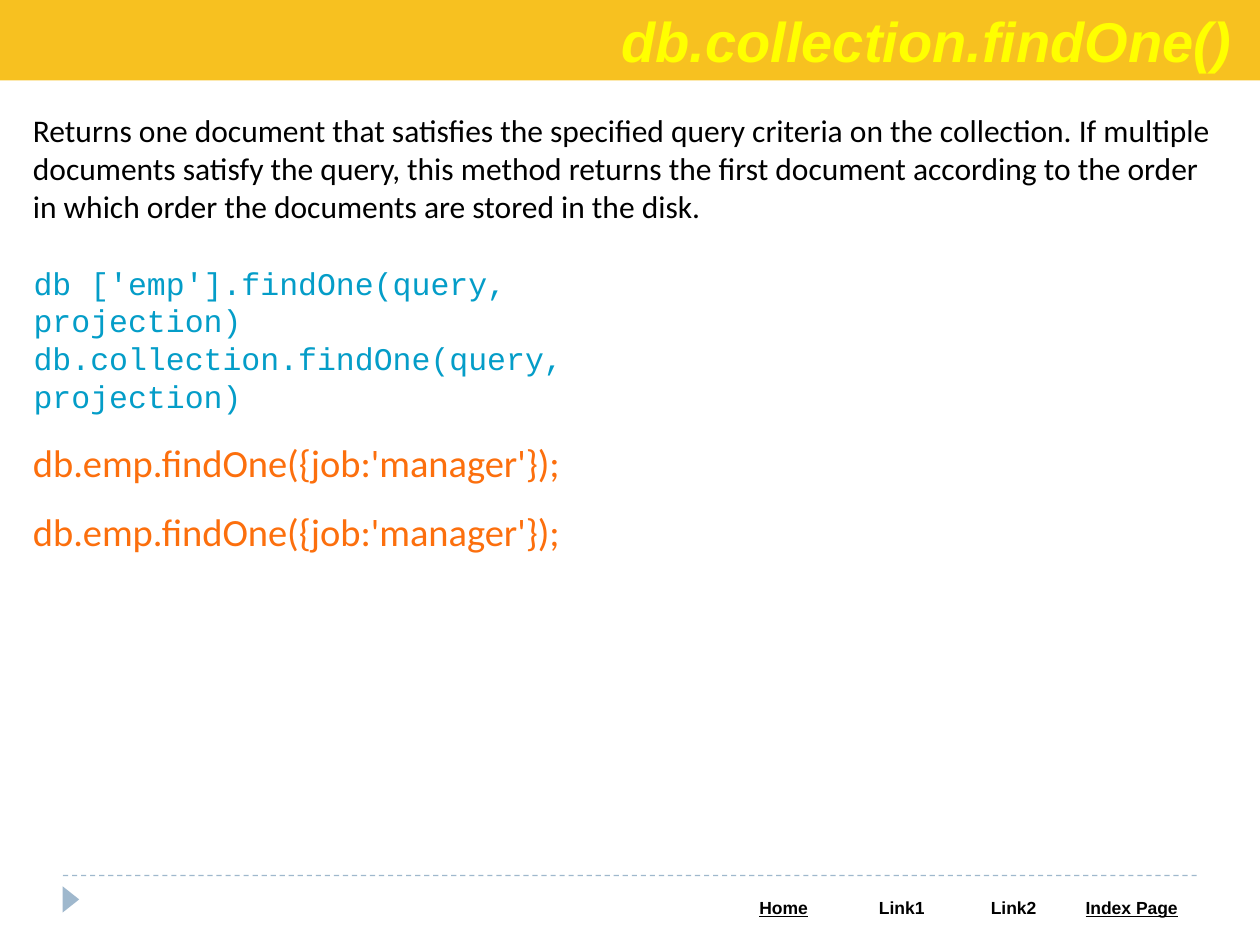
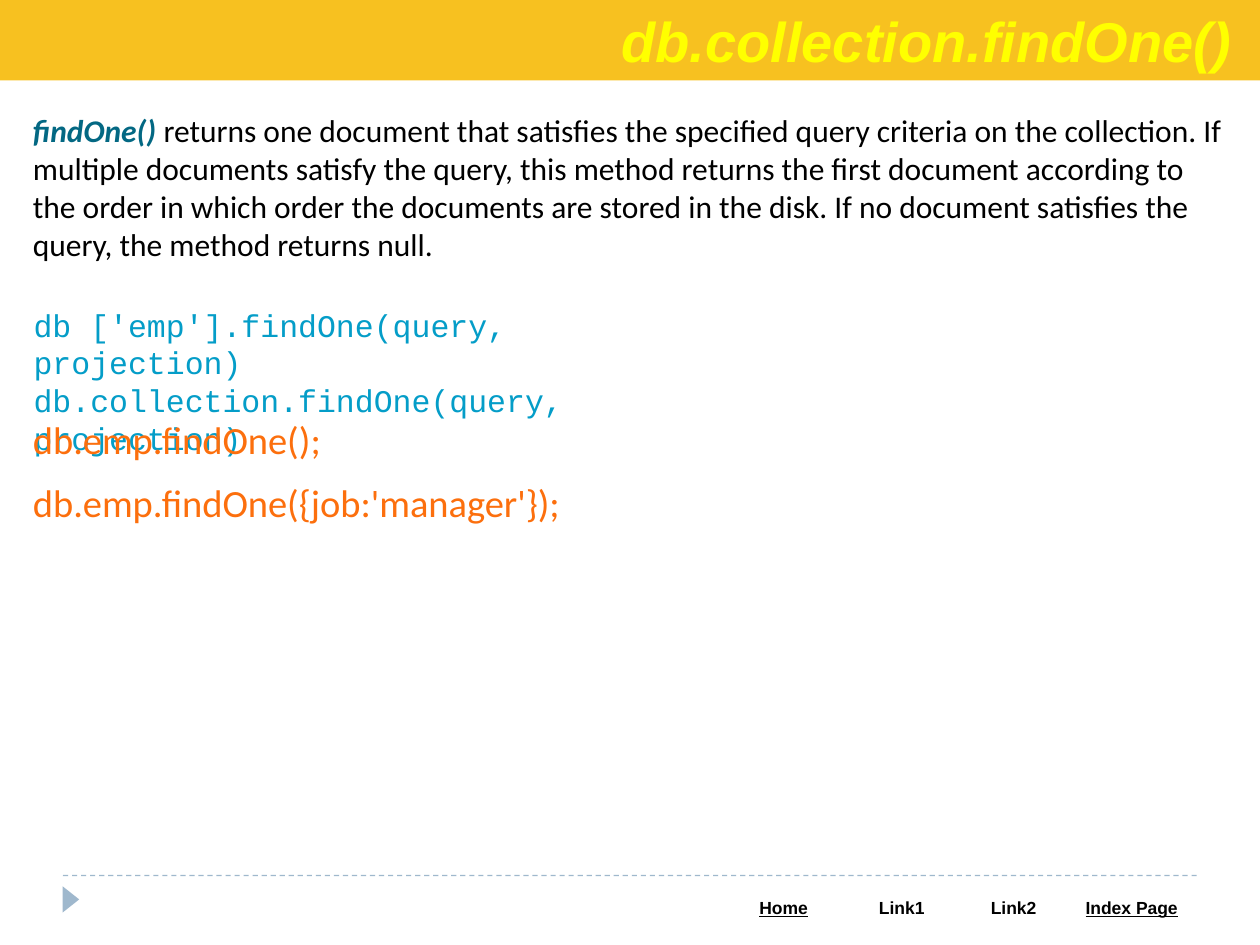
Before and after one commit to Saleel-Bagde/PPT-s, a slide deck: slide 36 of MongoDB.pptx. Drawn at 1260x945 pixels with LibreOffice and Linux fonts; fonts in the diff are those of the drawing. Boxes give left, top, right and bottom in pixels: in the first picture for what was removed or moved away, otherwise in the second. Text is boxed around its words. In the diff, an @@ line names an element or a change of style, - is before the commit and + after.

```diff
--- a/MongoDB.pptx
+++ b/MongoDB.pptx
@@ text at bbox=[33, 119, 1221, 261]: text changed @@
-Returns one document that satisfies the specified query criteria on the collection. If multiple documents satisfy the query, this method returns the first document according to the order in which order the documents are stored in the disk.
+findOne() returns one document that satisfies the specified query criteria on the collection. If multiple documents satisfy the query, this method returns the first document according to the order in which order the documents are stored in the disk. If no document satisfies the query, the method returns null.
@@ text "db ['emp'].findOne(query, projection)": place and size @@
-text "db ['emp'].findOne(query, projection)" at bbox=[34, 272, 563, 415]
+text "db ['emp'].findOne(query, projection)" at bbox=[34, 314, 563, 459]
@@ text at bbox=[33, 426, 321, 461]: paragraph added @@
+db.emp.findOne();
@@ text at bbox=[33, 489, 560, 524]: line spacing 1.5 to 1 @@
@@ text at bbox=[33, 518, 560, 553]: paragraph removed @@
-db.emp.findOne({job:'manager'});
```
Also in this commit, not shown: 12 other slides changed.
